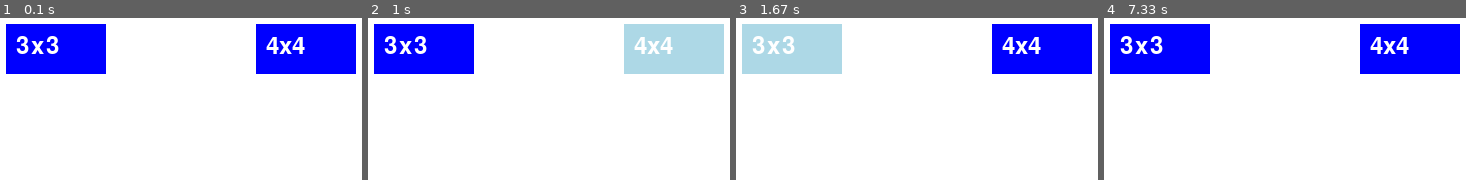
Above: before the commit, frames 1-4 (left to right).
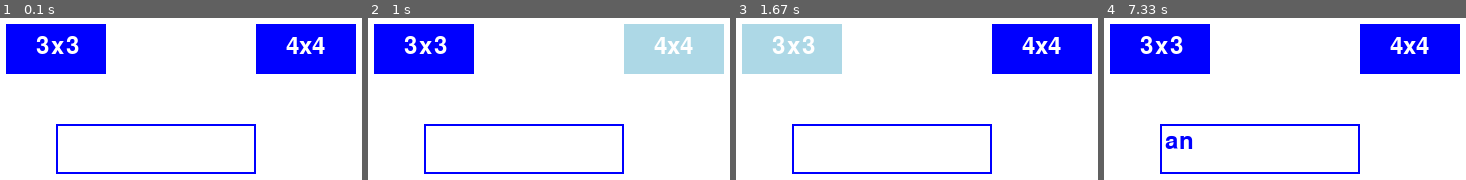
Above: after the commit, the same moments.

Repository: TahianSylvain/AlgoM1S1
Game: pygame game, started from main__GUI.py
Same seed, same stepped clock (60 frames per second), same inputs: the game is played once before the commit and once after it.
Inputs (mouse positions are in pixels of both pictures, inside the frame that each line leads up to):
- Up to frame 1 (0.1 s): no input
- Up to frame 2 (1 s): press the mouse at (422, 48) at 0.37 s; move the mouse to (382, 170) at 0.47 s; release the mouse at (outside the picture) at 0.6 s; click "4x4" at 0.72 s
- Up to frame 3 (1.67 s): press the mouse at (1043, 48) at 1.03 s; move the mouse to (outside the picture) at 1.13 s; release the mouse at (outside the picture) at 1.27 s; click (822, 71) at 1.38 s
- Up to frame 4 (7.33 s): press the mouse at (1411, 48) at 1.7 s; move the mouse to (1256, 149) at 1.8 s; release the mouse at (outside the picture) at 1.93 s; press the mouse at (1259, 149) at 3.03 s; move the mouse to (1350, 92) at 3.13 s; release the mouse at (1440, 34) at 3.27 s; press the mouse at (1411, 48) at 3.37 s; move the mouse to (1368, 95) at 3.47 s; release the mouse at (1328, 144) at 3.6 s; press the mouse at (1411, 48) at 3.7 s; move the mouse to (1292, 48) at 3.8 s; release the mouse at (1180, 50) at 3.93 s; press the mouse at (1411, 48) at 4.03 s; move the mouse to (outside the picture) at 4.13 s; release the mouse at (outside the picture) at 4.27 s; click "3x3" at 4.88 s; press the mouse at (1259, 149) at 5.2 s; move the mouse to (1295, 81) at 5.3 s; release the mouse at (outside the picture) at 5.43 s; tap Enter at 6 s; tap Backspace at 6.33 s; type "an" at 7.17 s

The runs differ from the first frame. In frame 1, 3.8% of the frame differs, in the area x 4-90%, y 11-97%; in frame 2, 3.7%; in frame 3, 3.6%; in frame 4, 4.2%.

Commit message:
-fixed button_pygame.py padding -added text input for K parameter in input_text_pygame.py -almost finished main__gui

Diff:
--- a/button_pygame.py
+++ b/button_pygame.py
@@ -14,9 +14,8 @@
         current_color = self.hover_color if self.rect.collidepoint(pygame.mouse.get_pos()) else self.color
         pygame.draw.rect(screen, current_color, self.rect)
         text_surface = self.font.render(self.text, True, self.text_color)
-        screen.blit(text_surface, (self.rect.x + 10, self.rect.y + 10))
+        screen.blit(text_surface, (self.rect.x + 30, self.rect.y + 10))
 
     def is_clicked(self):
         result = self.rect.collidepoint(pygame.mouse.get_pos()) and pygame.mouse.get_pressed()[0]
-        self.linked_function()
         return result
--- /dev/null
+++ b/input_text_pygame.py
@@ -0,0 +1,40 @@
+import pygame
+
+class TextInput:
+    def __init__(self, x, y, width, height, font, text_color, bg_color, border_color):
+        self.rect = pygame.Rect(x, y, width, height)
+        self.font = font
+        self.text_color = text_color
+        self.bg_color = bg_color
+        self.border_color = border_color
+        self.text = ""
+        self.active = False  # To toggle focus on the input box
+
+    def draw(self, screen):
+        # Draw the input box background and border
+        pygame.draw.rect(screen, self.bg_color, self.rect)
+        pygame.draw.rect(screen, self.border_color, self.rect, 2)
+
+        # Render and draw the text
+        text_surface = self.font.render(self.text, True, self.text_color)
+        screen.blit(text_surface, (self.rect.x + 5, self.rect.y + 5))
+
+    def is_clicked(self):
+        result = self.rect.collidepoint(pygame.mouse.get_pos()) and pygame.mouse.get_pressed()[0]
+        return result
+
+    def handle_event(self, event):
+        if event.type == pygame.MOUSEBUTTONDOWN:
+            # Toggle active state if the input box is clicked
+            print("il ses fait clicker samr")
+            self.active = self.rect.collidepoint(event.pos)
+
+        elif event.type == pygame.KEYDOWN and self.active:
+            if event.key == pygame.K_RETURN:
+                print(f"User input: {self.text}")
+                self.text = ""  # Clear text on Enter
+            elif event.key == pygame.K_BACKSPACE:
+                self.text = self.text[:-1]  # Remove last character
+                print("backspace mothfucjer")
+            else:
+                self.text += event.unicode  # Add typed character
--- a/main__GUI.py
+++ b/main__GUI.py
@@ -2,11 +2,14 @@
 
 import pygame
 from button_pygame import Button
+from input_text_pygame import TextInput
 
 #----CONSTANTS
 BACKGROUND_COLOR = (255, 255, 255)
 WHITE = (255, 255, 255)
+BLACK = (0,0,0)
 BLUE = (0, 0, 255)
+GRAY = (212, 207, 207)
 LIGHT_BLUE = (173, 216, 230)
 
 
@@ -27,47 +30,31 @@
 
 button_rect2 = Button(400, 100, 100, 50, dummy_linked_function, "4x4", BLUE, LIGHT_BLUE, WHITE)  # x, y, width, height
 
+k_input = TextInput(200, 200, 200, 50, pygame.font.Font(None, 36), BLUE, WHITE, BLUE)
+
+# Event loop
 running = True
 while running:
     for event in pygame.event.get():
         if event.type == pygame.QUIT:
             running = False
-        elif event.type == pygame.MOUSEBUTTONDOWN:
+
+        if event.type == pygame.MOUSEBUTTONDOWN:
             if button_rect.is_clicked():
                 print("Execution fonction 3x3")
+                button_rect.linked_function()
+
             elif button_rect2.is_clicked():
                 print("Execution fonction 4x4")
+                button_rect2.linked_function()
 
-        elif False:
-            pass
+        k_input.handle_event(event)
 
     # Draw the button
     button_rect.draw(screen)
     button_rect2.draw(screen)
+    k_input.draw(screen)
 
     pygame.display.update()
 
-
-    # Define button
-# button_rect = pygame.Rect(150, 100, 100, 50)  # x, y, width, height
-# font = pygame.font.Font(None, 36)
-# text_surface = font.render("3", True, WHITE)
-
-# running = True
-# while running:
-#     for event in pygame.event.get():
-#         if event.type == pygame.QUIT:
-#             running = False
-#         elif event.type == pygame.MOUSEBUTTONDOWN:
-#             if button_rect.collidepoint(pygame.mouse.get_pos()):
-#                 print("3")
-
-#     # Draw the button
-#     screen.fill((0, 0, 0))  # Black background
-#     color = LIGHT_BLUE if button_rect.collidepoint(pygame.mouse.get_pos()) else BLUE
-#     pygame.draw.rect(screen, color, button_rect)
-#     screen.blit(text_surface, (button_rect.x + 10, button_rect.y + 10))
-
-#     pygame.display.update()
-
 pygame.quit()
